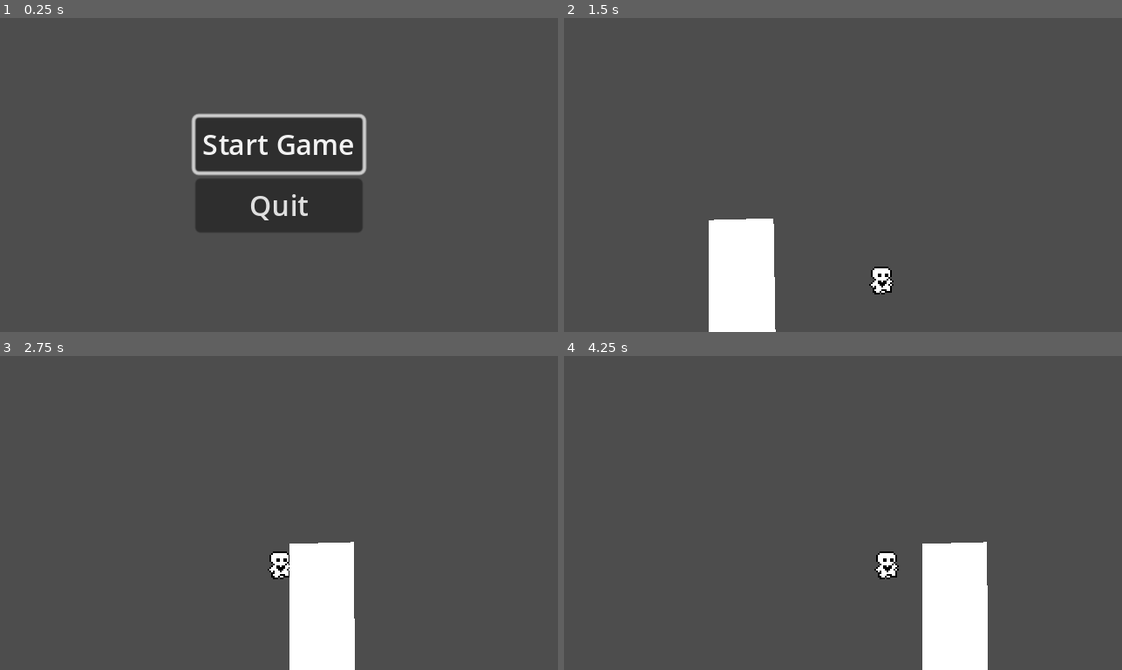
Above: before the commit, frames 1-4 (two rows, left to right).
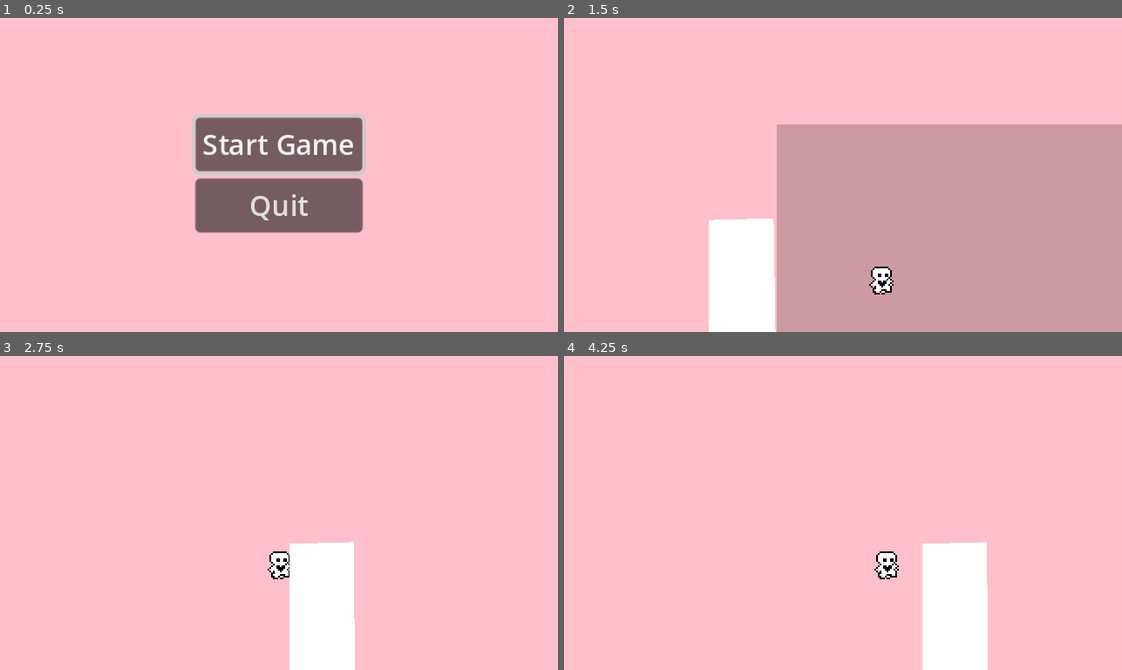
Above: after the commit, the same moments.

Repository: alwong18/AnimalExplorer
Game: Godot game, scene res://Scenes/start_menu.tscn
Same seed, same stepped clock (60 frames per second), same inputs: the game is played once before the commit and once after it.
Inputs:
- Up to frame 1 (0.25 s): no input
- Up to frame 2 (1.5 s): click "Start Game" at 0.5 s; hold Right (move_right) from 1.28 s (still down)
- Up to frame 3 (2.75 s): keep holding Right (move_right); tap Up (move_up) at 1.52, 2.27 s
- Up to frame 4 (4.25 s): release Right (move_right) at 2.78 s; hold Left (move_left) 2.78-3.53 s; hold Right (move_right) from 3.53 s (still down); tap Up (move_up) at 3.77 s

The runs differ from the first frame. In frame 1, 99% of the frame differs, in the area x 0-100%, y 0-100%; in frame 2, 95%; in frame 3, 95%; in frame 4, 95%.

Commit message:
added the background
Change later to fit the scenes, testing for now

Diff:
--- a/Scripts/start_menu.gd
+++ b/Scripts/start_menu.gd
@@ -3,13 +3,13 @@
 @onready var start_game_button = %StartGameButton
 
 func _ready():
-#	RenderingServer.set_default_clear_color(Color.BLACK)
+	RenderingServer.set_default_clear_color(Color.PINK)
 	start_game_button.grab_focus()
 
 func _on_start_game_button_pressed():
-	await LevelTransition.fade_from_black()
+	await LevelTransition.fade_to_black()
 	get_tree().change_scene_to_file("res://Scenes/World.tscn")
-#	LevelTransition.fade_to_black()
+	LevelTransition.fade_from_black()
 
 func _on_quit_button_pressed():
 	get_tree().quit()
